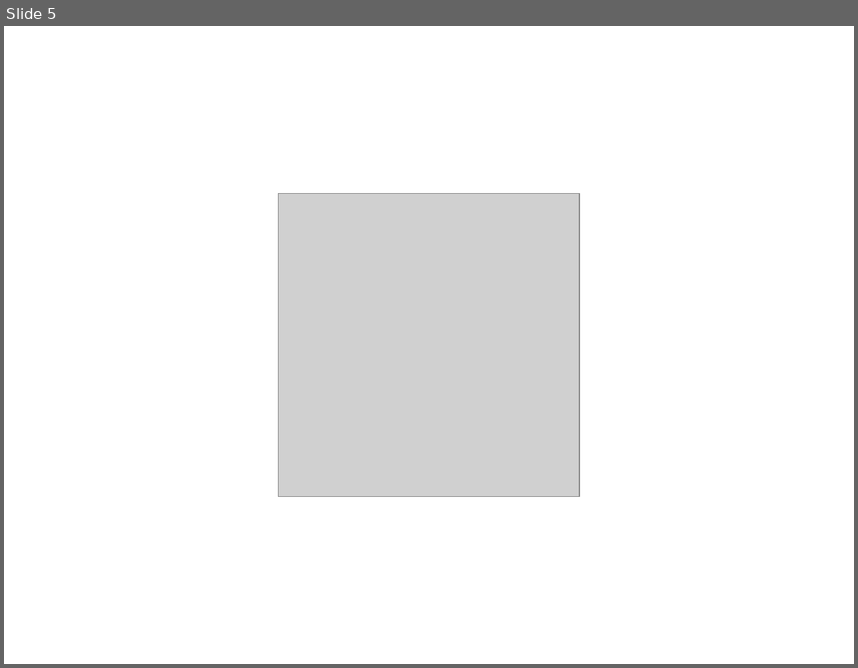
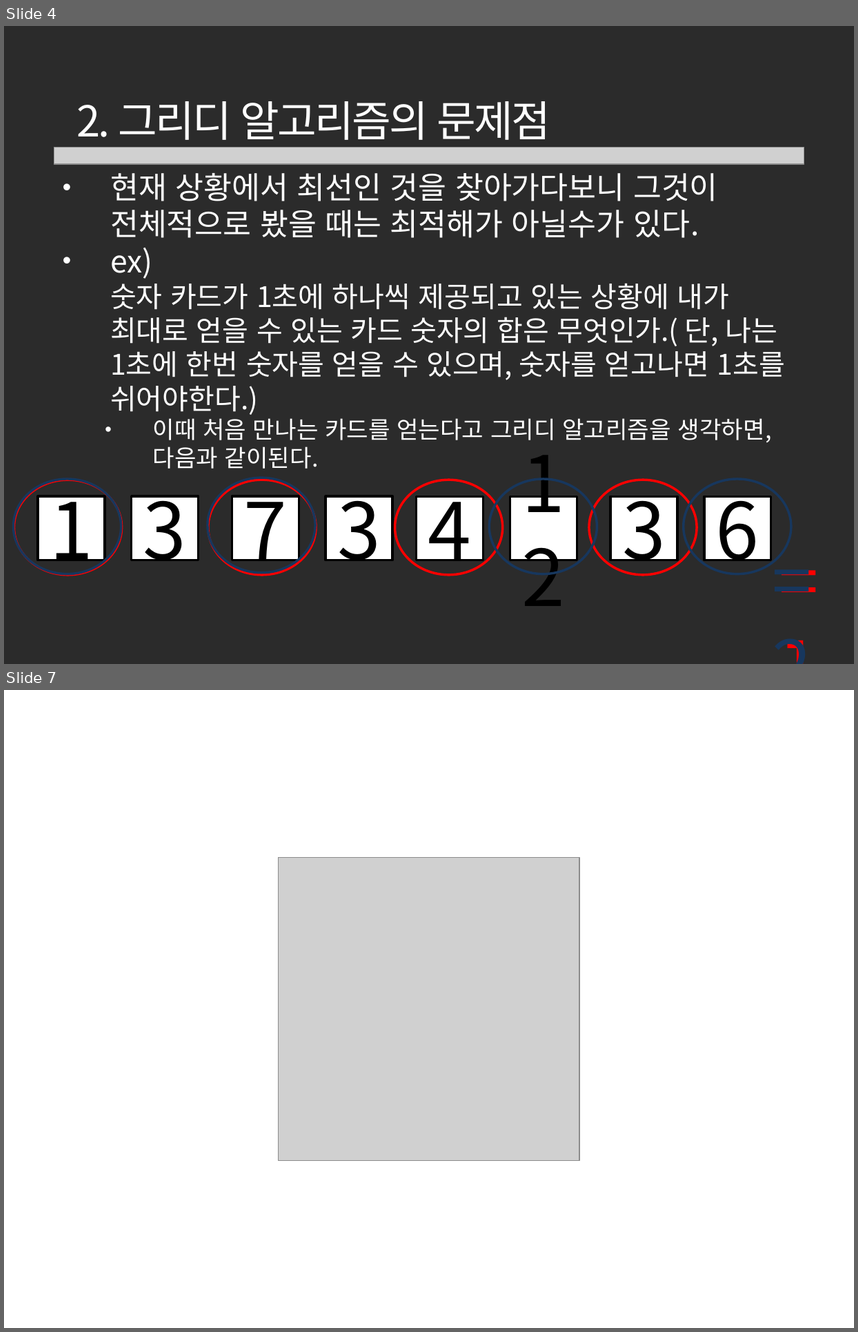
Before and after one commit to wonny-Jo/algorithm, a slide deck: 알고리즘 정리/그리디 알고리즘/그리디 알고리즘.pptx. Shown one above the other, each under a label of ours: slide 5 before the commit, slides 4 and 7 after it; the slides between them are not shown. The pictures are 858x668 and 858x1332 pixels, drawn with LibreOffice and Linux fonts; fonts in the diff are those of the drawing; grey boxes stand for pictures; background and template pictures are left out; a plain dark background stands for a picture behind light text. Boxes give left, top, right and bottom in pixels: in the first picture for what was removed or moved away, otherwise in the second. Text is boxed around its words. In the diff, an @@ line names an element or a change of style, - is before the commit and + after.

```diff
--- a/알고리즘 정리/그리디 알고리즘/그리디 알고리즘.pptx
+++ b/알고리즘 정리/그리디 알고리즘/그리디 알고리즘.pptx
@@ slide 4 added at (4, 26, 854, 664), background picture (left out) @@
@@ text added at (76, 101, 550, 148), 36 pt, text #FFFFFF @@
+2. 그리디 알고리즘의 문제점
@@ picture added at (54, 147, 804, 165) @@
@@ text added at (110, 173, 785, 468), 24 pt, text #FFFFFF @@
+• 현재 상황에서 최선인 것을 찾아가다보니 그것이 전체적으로 봤을 때는 최적해가 아닐수가 있다.
+• ex)
+  숫자 카드가 1초에 하나씩 제공되고 있는 상황에 내가 최대로 얻을 수 있는 카드 숫자의 합은 무엇인가.( 단, 나는 1초에 한번 숫자를 얻을 수 있으며, 숫자를 얻고나면 1초를 쉬어야한다.)
+  • 이때 처음 만나는 카드를 얻는다고 그리디 알고리즘을 생각하면, 다음과 같이된다.
@@ ellipse added at (14, 478, 121, 573), outline #17375E 2 pt @@
@@ ellipse added at (14, 479, 122, 575), outline #FF0000 2 pt @@
@@ ellipse added at (207, 477, 315, 572), outline #17375E 2 pt @@
@@ ellipse added at (208, 479, 316, 575), outline #FF0000 2 pt @@
@@ ellipse added at (395, 479, 503, 575), outline #FF0000 2 pt @@
@@ ellipse added at (489, 478, 597, 573), outline #17375E 2 pt @@
@@ ellipse added at (589, 479, 697, 575), outline #FF0000 2 pt @@
@@ ellipse added at (683, 478, 791, 573), outline #17375E 2 pt @@
@@ rectangle added at (38, 496, 105, 560), fill #FFFFFF, outline #000000 2 pt, 66 pt, text #000000 @@
+1
@@ rectangle added at (132, 496, 199, 560), fill #FFFFFF, outline #000000 2 pt, 66 pt, text #000000 @@
+3
@@ rectangle added at (232, 496, 299, 560), fill #FFFFFF, outline #000000 2 pt, 66 pt, text #000000 @@
+7
@@ rectangle added at (326, 496, 392, 560), fill #FFFFFF, outline #000000 2 pt, 66 pt, text #000000 @@
+3
@@ rectangle added at (417, 496, 484, 560), fill #FFFFFF, outline #000000 2 pt, 66 pt, text #000000 @@
+4
@@ rectangle added at (510, 496, 577, 560), fill #FFFFFF, outline #000000 2 pt, 66 pt, text #000000 @@
+12
@@ rectangle added at (611, 496, 678, 560), fill #FFFFFF, outline #000000 2 pt, 66 pt, text #000000 @@
+3
@@ rectangle added at (704, 496, 771, 560), fill #FFFFFF, outline #000000 2 pt, 66 pt, text #000000 @@
+6
@@ text added at (764, 532, 854, 626), 60 pt, text #17375E @@
+=26
@@ text added at (771, 532, 854, 626), 60 pt, text #FF0000 @@
+=15
@@ what was slide 5 is now slide 7 @@
```
Also in this commit, not shown: 4 slides changed, 4 other slides added, 3 slides removed.
